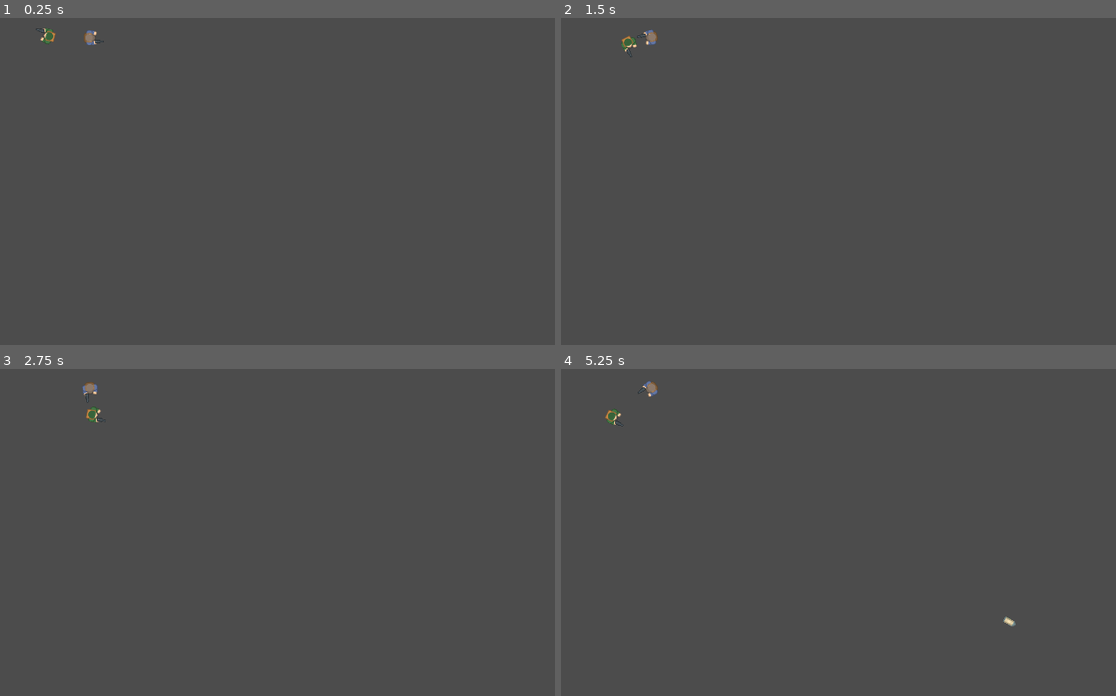
Above: before the commit, frames 1-4 (two rows, left to right).
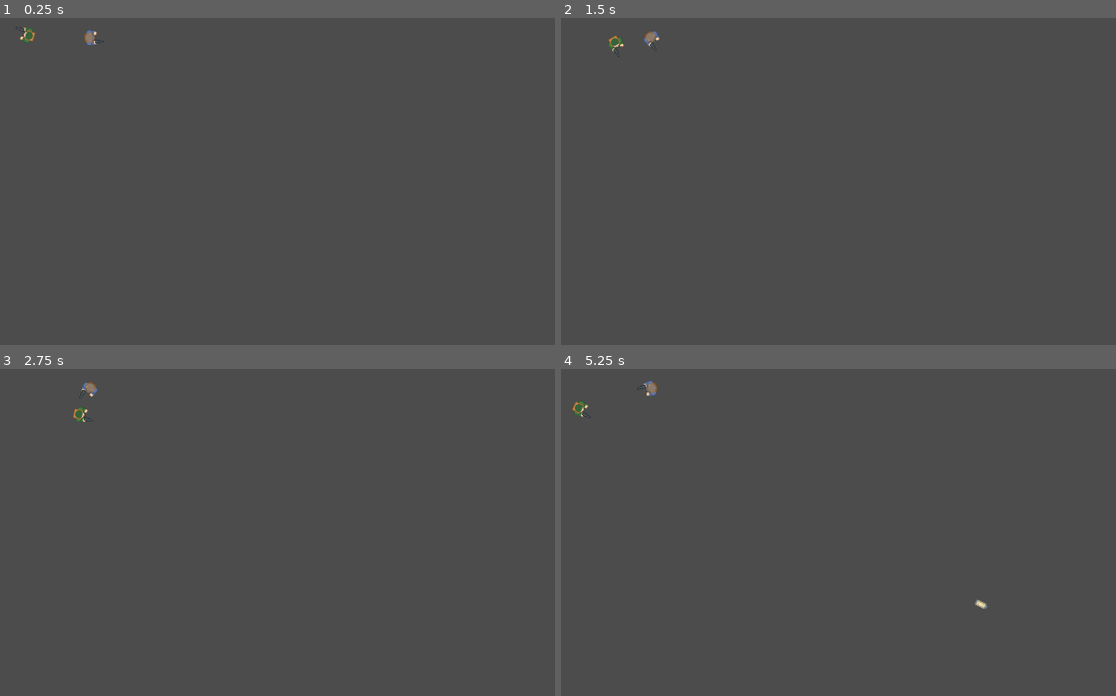
Above: after the commit, the same moments.

Repository: SathvikHegde/Militia-Strike
Game: Godot game, scene res://Main.tscn
Same seed, same stepped clock (60 frames per second), same inputs: the game is played once before the commit and once after it.
Inputs (mouse positions are in pixels of both pictures, inside the frame that each line leads up to):
- Up to frame 1 (0.25 s): no input
- Up to frame 2 (1.5 s): tap Enter at 0.5 s; move the mouse to (1016, 188) at 0.52 s; press the mouse at (1016, 188) at 0.53 s; hold D (right) 0.53-1.28 s; move the mouse to (721, 227) at 1.27 s; release the mouse at (721, 227) at 1.28 s; hold S (down) from 1.28 s (still down); click (721, 227) at 1.35 s
- Up to frame 3 (2.75 s): move the mouse to (371, 470) at 2.02 s; release S (down) at 2.03 s; press the mouse at (371, 470) at 2.03 s; hold D (right) from 2.03 s (still down)
- Up to frame 4 (5.25 s): move the mouse to (827, 637) at 2.77 s; release D (right) at 2.78 s; release the mouse at (827, 637) at 2.78 s; hold W (up) 2.78-3.53 s; click (827, 637) at 2.85 s; move the mouse to (1071, 617) at 3.52 s; press the mouse at (1071, 617) at 3.53 s; hold A (left) 3.53-5.03 s; move the mouse to (655, 499) at 4.27 s; release the mouse at (655, 499) at 4.28 s; click (655, 499) at 4.35 s; move the mouse to (899, 558) at 5.02 s; press the mouse at (899, 558) at 5.03 s; hold S (down) from 5.03 s (still down)

The runs differ from the first frame. In frame 1, 0.1% of the frame differs, in the area x 2-11%, y 2-8%; in frame 2, 0.2%; in frame 3, 0.2%; in frame 4, 0.3%, in the area x 2-82%, y 3-79%.

Commit message:
implementing opposition's different states

Diff:
--- a/Characters/AI.gd
+++ b/Characters/AI.gd
@@ -8,20 +8,28 @@
 };
 
 onready var detectionZone = $DetectionZone;
+onready var patrolTimer = $PatrolTimer;
 
 var state: int = State.PATROL setget setState, getState;
 var player: Player = null;
 var character = null;
 var weapon: Weapon = null;
 
+var origin: Vector2 = Vector2();
+var patrolLocation: Vector2 = Vector2();
+var patrolReached: bool = false;
+
 func _process(delta):
 	match state:
 		State.PATROL:
-			pass
+			if not patrolReached:
+				pass
 		State.ENGAGE:
 			if player != null && weapon != null:
-				character.rotation = character.global_position.direction_to(player.global_position).angle();
-				weapon.shootBullet();
+				var angleToPlayer = character.global_position.direction_to(player.global_position).angle();
+				character.rotation = lerp(character.rotation, angleToPlayer, 0.1);
+				if abs(character.rotation - angleToPlayer) < 0.05:
+					weapon.shootBullet();
 			else:
 				print("ERROR! Player or Weapon is undefined in AI.")
 		_:
@@ -35,6 +43,11 @@
 	if state == newState:
 		return
 
+	if newState == State.PATROL:
+		origin = global_position;
+		patrolReached = true;
+		patrolTimer.start();
+
 	state = newState;
 	emit_signal("stateChanged", state);
 
@@ -45,3 +58,15 @@
 	if body.is_in_group("Player"):
 		setState(State.ENGAGE);
 		player = body;
+
+func _on_DetectionZone_body_exited(body):
+	if player and body == player:
+		setState(State.PATROL);
+		player = null;
+
+func _on_PatrolTimer_timeout():
+	var patrolRange = 13;
+	var patrolRandX = rand_range(-patrolRange, patrolRange);
+	var patrolRandY = rand_range(-patrolRange, patrolRange);
+	patrolLocation = Vector2(patrolRandX, patrolRandY) + origin;
+	patrolReached = false;
--- a/Characters/Enemy.tscn
+++ b/Characters/Enemy.tscn
@@ -33,8 +33,15 @@
 script = ExtResource( 5 )
 
 [node name="DetectionZone" type="Area2D" parent="AI"]
+visible = false
 
 [node name="CollisionShape2D" type="CollisionShape2D" parent="AI/DetectionZone"]
 shape = SubResource( 2 )
 
+[node name="PatrolTimer" type="Timer" parent="AI"]
+wait_time = 3.0
+one_shot = true
+
 [connection signal="body_entered" from="AI/DetectionZone" to="AI" method="_on_DetectionZone_body_entered"]
+[connection signal="body_exited" from="AI/DetectionZone" to="AI" method="_on_DetectionZone_body_exited"]
+[connection signal="timeout" from="AI/PatrolTimer" to="AI" method="_on_PatrolTimer_timeout"]
--- a/Main.tscn
+++ b/Main.tscn
@@ -9,6 +9,7 @@
 script = ExtResource( 1 )
 
 [node name="Player" parent="." instance=ExtResource( 4 )]
+position = Vector2( 208, 68 )
 
 [node name="Enemy" parent="." instance=ExtResource( 5 )]
 position = Vector2( 380, 73 )
